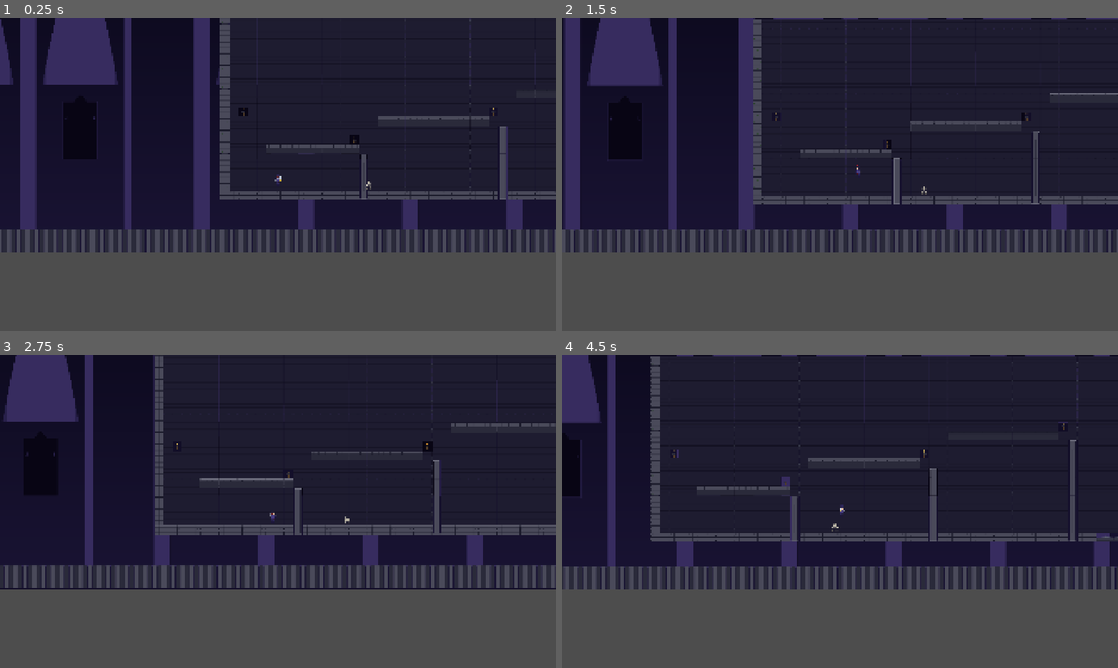
Above: before the commit, frames 1-4 (two rows, left to right).
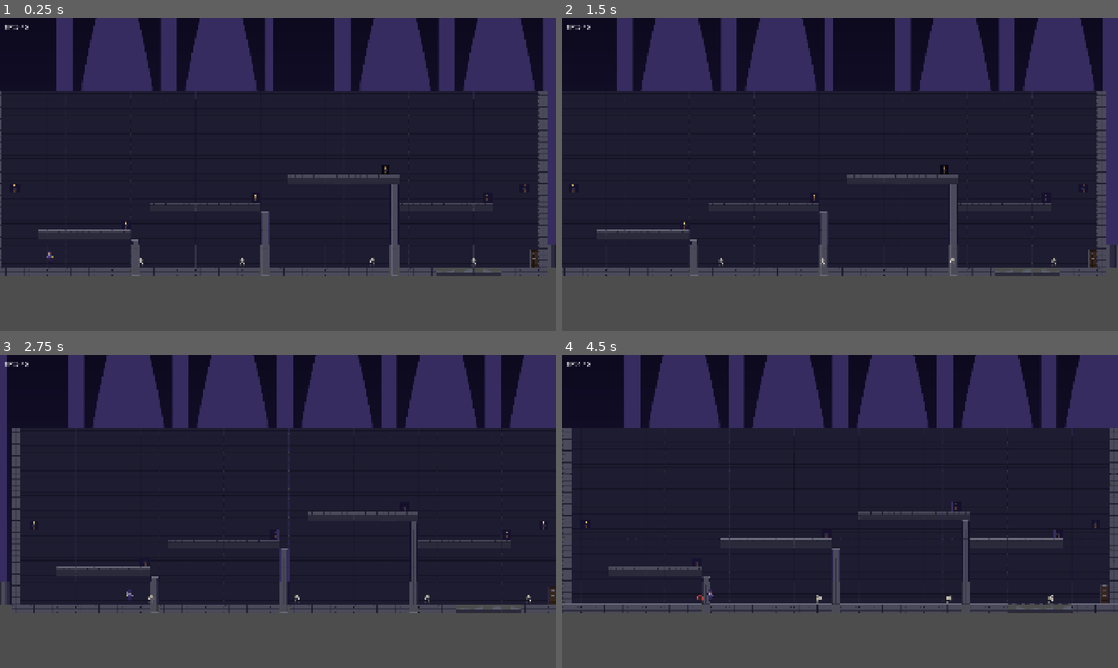
Above: after the commit, the same moments.

Repository: shikyo13/CrimsonVesper
Game: Godot game, scene res://scenes/rooms/test_room.tscn
Two runs of this game, one before a commit and one after it. Both use one fixed random seed, a clock stepped at 60 frames per second and the inputs below.
Inputs:
- Up to frame 1 (0.25 s): no input
- Up to frame 2 (1.5 s): hold Z (attack) 0.53-1.28 s; hold D (move_right) from 0.53 s (still down); tap Space (jump) at 0.77, 1.07 s; tap X (dash) at 0.8, 1.35 s
- Up to frame 3 (2.75 s): tap Space (jump) at 1.52, 1.55, 1.82 s; release D (move_right) at 2.03 s; hold A (move_left) from 2.03 s (still down); hold Space (jump) from 2.03 s (still down); tap Z (attack) at 2.3 s
- Up to frame 4 (4.5 s): release A (move_left) at 2.78 s; release Space (jump) at 2.78 s; hold D (move_right) 2.78-4.28 s; tap Z (attack) at 2.85, 4.35 s; tap Space (jump) at 3.02, 3.32, 3.77, 3.8, 4.07 s; tap X (dash) at 3.05 s; hold X (dash) 3.53-4.28 s; hold A (move_left) from 4.28 s (still down)

The runs differ from the first frame. In frame 1, 31% of the frame differs, in the area x 0-100%, y 0-83%; in frame 2, 32%; in frame 3, 34%; in frame 4, 33%.

Commit message:
feat: implement full combat system, fix platforms, add HP/HUD
Platform layout:
- Moved P1 down to row 15 (128px above floor — reachable with max jump ~138px)
- Moved P2 to row 12 (96px above P1), P3 to row 9 (96px above P2)
- Added P4 descent platform at row 12, cols 44-53
- Updated StaticBody2D positions and tilemap script to match
- Adjusted pillar/torch positions to match new layout
- 4 total skeletons placed at floor level across the room

Player combat:
- Added max_hp=5 / current_hp with hp_changed signal
- AttackHitbox Area2D on Player, positioned per facing_dir, polled in update()
- Attack cooldown (0.45s), prevents spam
- Hitstop via Engine.time_scale=0.1 for 50ms real time
- Screen shake via Camera2D offset tween on hit
- Camera lookahead: offset.x lerps toward facing_dir * 40px
- Iframes: 1s after taking damage with sprite flash (12Hz)
- Dash now grants iframes for its full duration
- Player respawns on death (HP, pos, time_scale all reset)

Enemy combat (skeleton):
- State machine: PATROL → ALERT → ATTACK → HURT → DEAD
- 3 HP, chases player within 220px, attacks at 55px range
- Attack windup timer (0.12s) before hitbox activates
- Knockback on taking damage, red flash (_flash_hurt coroutine)
- Death animation plays then queue_free()
- Renamed enum to EnemyState (avoids conflict with class_name State)

HUD:
- CanvasLayer + Label in test_room, connected to player.hp_changed signal
- Displays "HP: X / 5" updated in real time

Diff:
--- a/godot/scenes/enemies/skeleton.tscn
+++ b/godot/scenes/enemies/skeleton.tscn
@@ -114,6 +114,9 @@
 radius = 10.0
 height = 28.0
 
+[sub_resource type="RectangleShape2D" id="RS_skel_atk"]
+size = Vector2(28, 24)
+
 [node name="Skeleton" type="CharacterBody2D"]
 script = ExtResource("1_skel")
 
@@ -124,3 +127,11 @@
 [node name="CollisionShape2D" type="CollisionShape2D" parent="."]
 position = Vector2(0, 0)
 shape = SubResource("CS_skel")
+
+[node name="AttackHitbox" type="Area2D" parent="."]
+position = Vector2(20, 0)
+monitoring = false
+monitorable = false
+
+[node name="CollisionShape2D" type="CollisionShape2D" parent="AttackHitbox"]
+shape = SubResource("RS_skel_atk")
--- a/godot/scenes/player/player.tscn
+++ b/godot/scenes/player/player.tscn
@@ -188,6 +188,9 @@
 radius = 16.0
 height = 48.0
 
+[sub_resource type="RectangleShape2D" id="RS_attack_hitbox"]
+size = Vector2(32, 28)
+
 [node name="Player" type="CharacterBody2D"]
 script = ExtResource("1")
 
@@ -221,3 +224,11 @@
 
 [node name="HurtState" type="Node" parent="StateMachine"]
 script = ExtResource("9")
+
+[node name="AttackHitbox" type="Area2D" parent="."]
+position = Vector2(28, -4)
+monitoring = false
+monitorable = false
+
+[node name="CollisionShape2D" type="CollisionShape2D" parent="AttackHitbox"]
+shape = SubResource("RS_attack_hitbox")
--- a/godot/scenes/rooms/test_room.tscn
+++ b/godot/scenes/rooms/test_room.tscn
@@ -12,7 +12,10 @@
 size = Vector2(1920, 32)
 
 [sub_resource type="RectangleShape2D" id="RectangleShape2D_platform"]
-size = Vector2(300, 32)
+size = Vector2(320, 32)
+
+[sub_resource type="RectangleShape2D" id="RectangleShape2D_platform4"]
+size = Vector2(320, 32)
 
 [node name="TestRoom" type="Node2D"]
 script = ExtResource("1_room")
@@ -56,25 +59,40 @@
 shape = SubResource("RectangleShape2D_floor")
 
 [node name="Platform1" type="StaticBody2D" parent="."]
-position = Vector2(320, 460)
+position = Vector2(320, 496)
 
 [node name="CollisionShape2D" type="CollisionShape2D" parent="Platform1"]
 shape = SubResource("RectangleShape2D_platform")
 
 [node name="Platform2" type="StaticBody2D" parent="."]
-position = Vector2(720, 360)
+position = Vector2(736, 400)
 
 [node name="CollisionShape2D" type="CollisionShape2D" parent="Platform2"]
 shape = SubResource("RectangleShape2D_platform")
 
 [node name="Platform3" type="StaticBody2D" parent="."]
-position = Vector2(1200, 260)
+position = Vector2(1216, 304)
 
 [node name="CollisionShape2D" type="CollisionShape2D" parent="Platform3"]
 shape = SubResource("RectangleShape2D_platform")
 
+[node name="Platform4" type="StaticBody2D" parent="."]
+position = Vector2(1568, 400)
+
+[node name="CollisionShape2D" type="CollisionShape2D" parent="Platform4"]
+shape = SubResource("RectangleShape2D_platform4")
+
 [node name="Skeleton" parent="." instance=ExtResource("3_skel")]
 position = Vector2(500, 580)
+
+[node name="Skeleton2" parent="." instance=ExtResource("3_skel")]
+position = Vector2(850, 580)
+
+[node name="Skeleton3" parent="." instance=ExtResource("3_skel")]
+position = Vector2(1300, 580)
+
+[node name="Skeleton4" parent="." instance=ExtResource("3_skel")]
+position = Vector2(1650, 580)
 
 [node name="Player" parent="." instance=ExtResource("2_player")]
 position = Vector2(200, 540)
@@ -82,3 +100,15 @@
 [node name="Camera2D" type="Camera2D" parent="Player"]
 position_smoothing_enabled = true
 position_smoothing_speed = 5.0
+limit_left = 0
+limit_right = 1920
+limit_top = -64
+limit_bottom = 640
+
+[node name="HUD" type="CanvasLayer" parent="."]
+
+[node name="HPLabel" type="Label" parent="HUD"]
+offset_left = 16.0
+offset_top = 16.0
+text = "HP: 5 / 5"
+theme_override_font_sizes/font_size = 20
--- a/godot/scripts/enemies/skeleton.gd
+++ b/godot/scripts/enemies/skeleton.gd
@@ -1,29 +1,162 @@
 extends CharacterBody2D
+## Skeleton enemy: patrols, alerts when player is nearby, swings a melee attack,
+## takes 3 hits to kill, plays death animation, then frees itself.
 
-@export var patrol_distance: float = 200.0
-@export var move_speed: float = 60.0
+# --- Config ---
+@export var patrol_distance: float = 150.0
+@export var move_speed:      float = 60.0
+@export var max_hp:          int   = 3
+@export var attack_damage:   int   = 1
+@export var attack_range:    float = 55.0
+@export var alert_range:     float = 220.0
 
-const GRAVITY: float = 980.0
+const GRAVITY:         float = 980.0
+const ATTACK_COOLDOWN: float = 1.2
+const HURT_DURATION:   float = 0.30
+const KNOCKBACK_X:     float = 180.0
 
+# Renamed from State to avoid conflict with player/state.gd class_name State
+enum EnemyState { PATROL, ALERT, ATTACK, HURT, DEAD }
+
+var state: EnemyState = EnemyState.PATROL
+var hp: int
 var start_x: float
-var direction: float = 1.0
+var direction: float          = 1.0
+var attack_timer: float       = 0.0
+var hurt_timer: float         = 0.0
+var attack_windup_timer: float = 0.0
+var player_ref: Node2D        = null
 
-@onready var sprite: AnimatedSprite2D = $AnimatedSprite2D
+@onready var sprite:        AnimatedSprite2D = $AnimatedSprite2D
+@onready var attack_hitbox: Area2D           = $AttackHitbox
 
 
 func _ready() -> void:
+	add_to_group("enemy")
+	hp = max_hp
 	start_x = global_position.x
 	sprite.play("walk")
+	attack_hitbox.monitoring = false
+	call_deferred("_find_player")
+
+
+func _find_player() -> void:
+	var players := get_tree().get_nodes_in_group("player")
+	if players.size() > 0:
+		player_ref = players[0]
 
 
 func _physics_process(delta: float) -> void:
-	velocity.x = direction * move_speed
+	if state == EnemyState.DEAD:
+		return
+
 	velocity.y += GRAVITY * delta
+
+	match state:
+		EnemyState.PATROL: _do_patrol(delta)
+		EnemyState.ALERT:  _do_alert(delta)
+		EnemyState.ATTACK: _do_attack(delta)
+		EnemyState.HURT:   _do_hurt(delta)
+
 	move_and_slide()
 
-	var dist: float = global_position.x - start_x
+	if state != EnemyState.HURT and state != EnemyState.ATTACK:
+		sprite.flip_h = velocity.x < 0.0
+
+
+func _do_patrol(delta: float) -> void:
+	velocity.x = direction * move_speed
+	var dist := global_position.x - start_x
 	if dist > patrol_distance:
 		direction = -1.0
 	elif dist < -patrol_distance:
 		direction = 1.0
-	sprite.flip_h = direction < 0
+	if sprite.animation != "walk":
+		sprite.play("walk")
+	if player_ref and global_position.distance_to(player_ref.global_position) < alert_range:
+		state = EnemyState.ALERT
+
+
+func _do_alert(delta: float) -> void:
+	attack_timer = max(0.0, attack_timer - delta)
+	if not player_ref:
+		state = EnemyState.PATROL
+		return
+	var dist := global_position.distance_to(player_ref.global_position)
+	if dist > alert_range * 1.5:
+		state = EnemyState.PATROL
+		return
+	# Chase player
+	direction = sign(player_ref.global_position.x - global_position.x)
+	velocity.x = direction * move_speed * 1.5
+	if sprite.animation != "walk":
+		sprite.play("walk")
+	if dist <= attack_range and attack_timer <= 0.0:
+		_start_attack()
+
+
+func _do_attack(delta: float) -> void:
+	velocity.x = move_toward(velocity.x, 0.0, move_speed * delta * 8.0)
+	# Windup before hitbox activates
+	if attack_windup_timer > 0.0:
+		attack_windup_timer -= delta
+		if attack_windup_timer <= 0.0:
+			attack_hitbox.monitoring = true
+	# Poll for player during active hitbox
+	if attack_hitbox.monitoring:
+		for body: Node2D in attack_hitbox.get_overlapping_bodies():
+			if body.is_in_group("player"):
+				attack_hitbox.monitoring = false
+				body.take_damage(attack_damage, global_position.x)
+				break
+	# End attack when animation finishes
+	if not sprite.is_playing() and sprite.animation == "attack":
+		attack_hitbox.monitoring = false
+		attack_timer = ATTACK_COOLDOWN
+		state = EnemyState.ALERT
+
+
+func _do_hurt(delta: float) -> void:
+	hurt_timer -= delta
+	velocity.x = move_toward(velocity.x, 0.0, KNOCKBACK_X * delta * 4.0)
+	if hurt_timer <= 0.0:
+		state = EnemyState.ALERT
+
+
+func _start_attack() -> void:
+	state = EnemyState.ATTACK
+	sprite.play("attack")
+	sprite.flip_h = direction < 0.0
+	attack_windup_timer = 0.12
+	attack_hitbox.monitoring = false
+	attack_hitbox.position.x = direction * 24.0
+
+
+func take_damage(amount: int, source_x: float) -> void:
+	if state == EnemyState.DEAD:
+		return
+	hp -= amount
+	attack_hitbox.monitoring = false
+	# Knockback away from hit source
+	var kdir := 1.0 if global_position.x >= source_x else -1.0
+	velocity = Vector2(kdir * KNOCKBACK_X, -80.0)
+	_flash_hurt()
+	if hp <= 0:
+		state = EnemyState.DEAD
+		sprite.play("death")
+		set_physics_process(false)
+		sprite.animation_finished.connect(_on_death_anim_done, CONNECT_ONE_SHOT)
+	else:
+		state = EnemyState.HURT
+		hurt_timer = HURT_DURATION
+
+
+func _flash_hurt() -> void:
+	sprite.modulate = Color(1.5, 0.5, 0.5)
+	await get_tree().create_timer(0.1).timeout
+	if is_instance_valid(self) and state != EnemyState.DEAD:
+		sprite.modulate = Color.WHITE
+
+
+func _on_death_anim_done() -> void:
+	queue_free()
--- a/godot/scripts/player/player.gd
+++ b/godot/scripts/player/player.gd
@@ -3,53 +3,138 @@
 ## Root player node. Owns movement constants and shared physics helpers.
 ## All per-state logic lives in scripts/player/states/.
 
-# --- Tuning (adjust in Inspector) ---
-@export var speed: float         = 200.0  ## Horizontal run speed (px/s)
-@export var jump_force: float    = 520.0  ## Initial upward velocity on jump
-@export var dash_speed: float    = 480.0  ## Horizontal speed during dash
-@export var dash_duration: float = 0.18  ## Seconds the dash lasts
+# --- Tuning ---
+@export var speed: float         = 200.0   ## Horizontal run speed (px/s)
+@export var jump_force: float    = 520.0   ## Initial upward velocity on jump
+@export var dash_speed: float    = 480.0   ## Horizontal speed during dash
+@export var dash_duration: float = 0.18    ## Seconds the dash lasts
+@export var max_hp: int          = 5       ## Maximum hit points
+@export var attack_damage: int   = 2       ## Damage dealt per hit
+
+# --- Signals ---
+signal hp_changed(current_hp: int, max_hp: int)
 
 # --- Jump feel constants ---
-const JUMP_CUT_MULTIPLIER: float = 0.45  ## Multiplier applied to upward vel on early release
-const COYOTE_FRAMES: int         = 6     ## Physics frames of grace after walking off an edge
+const JUMP_CUT_MULTIPLIER: float = 0.45
+const COYOTE_FRAMES: int         = 6
 
 # --- Runtime state shared with states ---
-var coyote_timer: int      = 0
-var jump_released_early: bool = false
+var coyote_timer: int            = 0
+var jump_released_early: bool    = false
+var current_hp: int
+var invincible: bool             = false
+var iframes_timer: float         = 0.0
+var attack_cooldown_timer: float = 0.0
+var facing_dir: float            = 1.0
 
 # --- Cached nodes ---
-@onready var state_machine: Node             = $StateMachine  ## Node type for headless compat; cast to StateMachine in editor
+@onready var state_machine: Node              = $StateMachine
 @onready var animated_sprite: AnimatedSprite2D = $AnimatedSprite2D
+@onready var attack_hitbox: Area2D            = $AttackHitbox
+
+var camera: Camera2D  ## Assigned in _ready via get_node_or_null (lives in room scene)
 
 # --- Physics ---
 var _gravity: float = ProjectSettings.get_setting("physics/2d/default_gravity")
 
+
 func _ready() -> void:
+	add_to_group("player")
+	current_hp = max_hp
+	camera = get_node_or_null("Camera2D")
 	state_machine.change_state("idle")
+
+
+func _physics_process(delta: float) -> void:
+	# I-frames countdown with sprite flash
+	if iframes_timer > 0.0:
+		iframes_timer -= delta
+		animated_sprite.visible = fmod(iframes_timer * 12.0, 1.0) > 0.5
+		if iframes_timer <= 0.0:
+			invincible = false
+			animated_sprite.visible = true
+	# Attack cooldown
+	if attack_cooldown_timer > 0.0:
+		attack_cooldown_timer -= delta
+	# Camera lookahead
+	if camera:
+		var target_x := facing_dir * 40.0
+		camera.offset.x = lerp(camera.offset.x, target_x, 0.08)
+
 
 # --- Helpers called by states ---
 
 func apply_gravity(delta: float) -> void:
-	## Accumulates downward velocity. Call every physics frame in airborne states.
 	if not is_on_floor():
 		velocity.y += _gravity * delta
 
+
 func tick_coyote() -> void:
-	## Call in idle/run states (resets to max) and fall state (counts down).
-	## Never call in jump state — that would allow coyote double-jumps.
 	if is_on_floor():
 		coyote_timer = COYOTE_FRAMES
 	elif coyote_timer > 0:
 		coyote_timer -= 1
 
+
 func is_coyote_active() -> bool:
 	return coyote_timer > 0
 
+
 func play_anim(anim_name: String) -> void:
-	## Safe animation play — no-ops if SpriteFrames not yet assigned or animation missing.
 	if animated_sprite.sprite_frames == null:
 		return
 	if not animated_sprite.sprite_frames.has_animation(anim_name):
 		return
 	if animated_sprite.animation != anim_name:
 		animated_sprite.play(anim_name)
+
+
+# --- Combat ---
+
+func take_damage(amount: int, source_x: float) -> void:
+	if invincible or current_hp <= 0:
+		return
+	current_hp = max(0, current_hp - amount)
+	hp_changed.emit(current_hp, max_hp)
+	if current_hp <= 0:
+		_die()
+		return
+	state_machine.change_state("hurt")
+	var hurt_state = state_machine.states.get("hurt")
+	if hurt_state:
+		hurt_state.set_knockback(source_x)
+
+
+func start_iframes(duration: float) -> void:
+	invincible = true
+	iframes_timer = duration
+
+
+func trigger_hitstop(duration: float = 0.05) -> void:
+	Engine.time_scale = 0.1
+	get_tree().create_timer(duration, true, false, true).timeout.connect(
+		func(): Engine.time_scale = 1.0
+	)
+
+
+func screen_shake(strength: float = 3.0, duration: float = 0.1) -> void:
+	if camera == null:
+		return
+	var tween := create_tween()
+	var step := duration / 6.0
+	for i in 6:
+		tween.tween_property(camera, "offset",
+			Vector2(randf_range(-strength, strength), randf_range(-strength, strength)), step)
+	tween.tween_property(camera, "offset", Vector2.ZERO, step)
+
+
+func _die() -> void:
+	## Simple respawn — replace with death screen in a later pass.
+	global_position = Vector2(200, 540)
+	current_hp = max_hp
+	hp_changed.emit(current_hp, max_hp)
+	invincible = false
+	iframes_timer = 0.0
+	velocity = Vector2.ZERO
+	Engine.time_scale = 1.0
+	state_machine.change_state("idle")
--- a/godot/scripts/player/states/attack_state.gd
+++ b/godot/scripts/player/states/attack_state.gd
@@ -1,24 +1,49 @@
 class_name AttackState
 extends "res://scripts/player/state.gd"
-## Fixed-duration attack placeholder.
-## Wire up a hitbox Area2D and proper animation in the next pass.
-## Duration is intentionally short — tune it to feel snappy in testing.
+## Melee attack: enables hitbox for the swing window, polls overlaps each frame,
+## applies damage with hitstop and screen shake on the first hit per swing.
 
 const DURATION: float = 0.30
+const COOLDOWN: float = 0.45
 
 var _timer: float = 0.0
+var _hit_targets: Array = []
+
 
 func enter() -> void:
 	_timer = DURATION
+	_hit_targets.clear()
 	player.velocity.x = 0.0
 	player.play_anim("attack")
+	# Position hitbox in front of player based on current facing
+	var dir := -1.0 if player.animated_sprite.flip_h else 1.0
+	player.facing_dir = dir
+	player.attack_hitbox.position.x = dir * 28.0
+	player.attack_hitbox.scale.x = dir
+	player.attack_hitbox.monitoring = true
+
+
+func exit() -> void:
+	player.attack_hitbox.monitoring = false
+	player.attack_cooldown_timer = COOLDOWN
+
 
 func update(delta: float) -> void:
 	_timer -= delta
 	player.apply_gravity(delta)
-	# Bleed off horizontal momentum so the attack doesn't slide.
 	player.velocity.x = move_toward(player.velocity.x, 0.0, player.speed * delta * 8.0)
 	player.move_and_slide()
+
+	# Poll overlapping bodies — avoids false-positive from body_entered on monitoring-enable
+	for body: Node2D in player.attack_hitbox.get_overlapping_bodies():
+		if body == player or body in _hit_targets:
+			continue
+		if not body.has_method("take_damage"):
+			continue
+		_hit_targets.append(body)
+		body.take_damage(player.attack_damage, player.global_position.x)
+		player.trigger_hitstop()
+		player.screen_shake()
 
 	if _timer <= 0.0:
 		if player.is_on_floor():
--- a/godot/scripts/player/states/dash_state.gd
+++ b/godot/scripts/player/states/dash_state.gd
@@ -1,19 +1,19 @@
 class_name DashState
 extends "res://scripts/player/state.gd"
-## Fixed-duration horizontal burst, gravity suspended.
-## Replace with a proper dodge-roll animation once art is ready.
-## To gate on ability unlock: guard in handle_input callers with
-##   if AbilityManager.has_ability("dash"): state_machine.change_state("dash")
+## Fixed-duration horizontal burst, gravity suspended, with i-frames for the full dash.
 
 var _timer: float = 0.0
 var _dir: float   = 1.0
 
+
 func enter() -> void:
 	_timer = player.dash_duration
-	# Dash in the direction the player is currently facing.
 	_dir = -1.0 if player.animated_sprite.flip_h else 1.0
 	player.velocity = Vector2(_dir * player.dash_speed, 0.0)
+	player.facing_dir = _dir
 	player.play_anim("dash")
+	player.start_iframes(player.dash_duration + 0.05)
+
 
 func update(delta: float) -> void:
 	_timer -= delta
--- a/godot/scripts/player/states/fall_state.gd
+++ b/godot/scripts/player/states/fall_state.gd
@@ -3,8 +3,10 @@
 ## Player is descending (walked off edge or reached jump apex).
 ## Coyote jump available for COYOTE_FRAMES after leaving the ground.
 
+
 func enter() -> void:
 	player.play_anim("fall")
+
 
 func update(delta: float) -> void:
 	player.tick_coyote()
@@ -14,6 +16,7 @@
 	player.velocity.x = dir * player.speed
 	if dir != 0.0:
 		player.animated_sprite.flip_h = dir < 0.0
+		player.facing_dir = sign(dir)
 
 	player.move_and_slide()
 
@@ -23,11 +26,12 @@
 		else:
 			player.state_machine.change_state("idle")
 
+
 func handle_input(event: InputEvent) -> void:
 	if event.is_action_pressed("jump") and player.is_coyote_active():
 		player.coyote_timer = 0  # Consume coyote — prevents double coyote.
 		player.state_machine.change_state("jump")
 	elif event.is_action_pressed("dash"):
 		player.state_machine.change_state("dash")
-	elif event.is_action_pressed("attack"):
+	elif event.is_action_pressed("attack") and player.attack_cooldown_timer <= 0.0:
 		player.state_machine.change_state("attack")
--- a/godot/scripts/player/states/hurt_state.gd
+++ b/godot/scripts/player/states/hurt_state.gd
@@ -1,27 +1,31 @@
 class_name HurtState
 extends "res://scripts/player/state.gd"
-## Knockback + brief stagger window.
+## Knockback + brief stagger window + 1-second invincibility frames.
 ##
 ## Usage from a hit-detection callback:
 ##   player.state_machine.change_state("hurt")
 ##   (player.state_machine.current_state as HurtState).set_knockback(attacker.global_position.x)
 
-const DURATION:     float = 0.40
-const KNOCKBACK_X:  float = 220.0
-const KNOCKBACK_Y:  float = -180.0
+const DURATION:    float = 0.40
+const KNOCKBACK_X: float = 220.0
+const KNOCKBACK_Y: float = -180.0
+const IFRAMES:     float = 1.0
 
 var _timer: float        = 0.0
 var _knockback_dir: float = 1.0
 
+
 func enter() -> void:
 	_timer = DURATION
 	player.play_anim("hurt")
+	player.start_iframes(IFRAMES)
+
 
 func set_knockback(source_x: float) -> void:
-	## source_x: world-space X of the hit source.
-	## Player is knocked away from the source.
+	## source_x: world-space X of the hit source. Player is knocked away from it.
 	_knockback_dir = 1.0 if player.global_position.x >= source_x else -1.0
 	player.velocity = Vector2(_knockback_dir * KNOCKBACK_X, KNOCKBACK_Y)
+
 
 func update(delta: float) -> void:
 	_timer -= delta
--- a/godot/scripts/player/states/idle_state.gd
+++ b/godot/scripts/player/states/idle_state.gd
@@ -2,9 +2,11 @@
 extends "res://scripts/player/state.gd"
 ## Player is standing still on the ground.
 
+
 func enter() -> void:
 	player.velocity.x = 0.0
 	player.play_anim("idle")
+
 
 func update(delta: float) -> void:
 	player.tick_coyote()
@@ -16,10 +18,11 @@
 	elif Input.get_axis("move_left", "move_right") != 0.0:
 		player.state_machine.change_state("run")
 
+
 func handle_input(event: InputEvent) -> void:
 	if event.is_action_pressed("jump"):
 		player.state_machine.change_state("jump")
 	elif event.is_action_pressed("dash"):
 		player.state_machine.change_state("dash")
-	elif event.is_action_pressed("attack"):
+	elif event.is_action_pressed("attack") and player.attack_cooldown_timer <= 0.0:
 		player.state_machine.change_state("attack")
--- a/godot/scripts/player/states/jump_state.gd
+++ b/godot/scripts/player/states/jump_state.gd
@@ -2,12 +2,14 @@
 extends "res://scripts/player/state.gd"
 ## Player is ascending after a jump.
 ## Supports variable jump height: release jump early → lower apex.
+
 
 func enter() -> void:
 	player.velocity.y = -player.jump_force
 	player.jump_released_early = false
 	player.coyote_timer = 0  # Consume coyote so it can't fire again mid-air.
 	player.play_anim("jump")
+
 
 func update(delta: float) -> void:
 	# Variable jump height: cut upward velocity once on early release.
@@ -22,6 +24,7 @@
 	player.velocity.x = dir * player.speed
 	if dir != 0.0:
 		player.animated_sprite.flip_h = dir < 0.0
+		player.facing_dir = sign(dir)
 
 	player.move_and_slide()
 
@@ -29,10 +32,11 @@
 	if player.velocity.y >= 0.0:
 		player.state_machine.change_state("fall")
 
+
 func handle_input(event: InputEvent) -> void:
 	if event.is_action_released("jump"):
 		player.jump_released_early = true
 	elif event.is_action_pressed("dash"):
 		player.state_machine.change_state("dash")
-	elif event.is_action_pressed("attack"):
+	elif event.is_action_pressed("attack") and player.attack_cooldown_timer <= 0.0:
 		player.state_machine.change_state("attack")
--- a/godot/scripts/player/states/run_state.gd
+++ b/godot/scripts/player/states/run_state.gd
@@ -2,8 +2,10 @@
 extends "res://scripts/player/state.gd"
 ## Player is running horizontally on the ground.
 
+
 func enter() -> void:
 	player.play_anim("run")
+
 
 func update(delta: float) -> void:
 	player.tick_coyote()
@@ -13,6 +15,7 @@
 	player.velocity.x = dir * player.speed
 	if dir != 0.0:
 		player.animated_sprite.flip_h = dir < 0.0
+		player.facing_dir = sign(dir)
 
 	player.move_and_slide()
 
@@ -21,10 +24,11 @@
 	elif dir == 0.0:
 		player.state_machine.change_state("idle")
 
+
 func handle_input(event: InputEvent) -> void:
 	if event.is_action_pressed("jump"):
 		player.state_machine.change_state("jump")
 	elif event.is_action_pressed("dash"):
 		player.state_machine.change_state("dash")
-	elif event.is_action_pressed("attack"):
+	elif event.is_action_pressed("attack") and player.attack_cooldown_timer <= 0.0:
 		player.state_machine.change_state("attack")
--- a/godot/scripts/rooms/test_room.gd
+++ b/godot/scripts/rooms/test_room.gd
@@ -17,14 +17,23 @@
 const TORCH_FRAMES := [Vector2i(2, 1), Vector2i(3, 1), Vector2i(0, 2)]
 
 @onready var tile_map: TileMapLayer = $TileMapLayer
+@onready var hp_label: Label        = $HUD/HPLabel
 
 var torch_timer: float = 0.0
-var torch_frame: int = 0
+var torch_frame: int   = 0
 var torch_positions: Array[Vector2i] = []
 
 
 func _ready() -> void:
 	_build_room()
+	# Connect player HP signal
+	var player := $Player
+	player.hp_changed.connect(_on_player_hp_changed)
+	hp_label.text = "HP: %d / %d" % [player.current_hp, player.max_hp]
+
+
+func _on_player_hp_changed(current: int, max_val: int) -> void:
+	hp_label.text = "HP: %d / %d" % [current, max_val]
 
 
 func _build_room() -> void:
@@ -45,29 +54,34 @@
 	for c in range(0, 60):
 		tile_map.set_cell(Vector2i(c, 19), 0, T_FLOOR)
 
-	# Platform 1 (~x 160–448 px → cols 5–14)
+	# Platform 1 (row 15, cols 5–14) — 128px above floor, just reachable with max jump
 	for c in range(5, 15):
-		tile_map.set_cell(Vector2i(c, 14), 0, T_PLATFORM)
+		tile_map.set_cell(Vector2i(c, 15), 0, T_PLATFORM)
 
-	# Platform 2 (~x 544–896 px → cols 17–28)
+	# Platform 2 (row 12, cols 17–28) — 96px above P1
 	for c in range(17, 29):
-		tile_map.set_cell(Vector2i(c, 11), 0, T_PLATFORM)
+		tile_map.set_cell(Vector2i(c, 12), 0, T_PLATFORM)
 
-	# Platform 3 (~x 1024–1376 px → cols 32–43)
+	# Platform 3 (row 9, cols 32–43) — 96px above P2
 	for c in range(32, 44):
-		tile_map.set_cell(Vector2i(c, 8), 0, T_PLATFORM)
+		tile_map.set_cell(Vector2i(c, 9), 0, T_PLATFORM)
 
-	# Pillars (top, mid×n, base)
-	_place_pillar(15, 15, 19)
-	_place_pillar(30, 12, 19)
-	_place_pillar(45, 9, 19)
+	# Platform 4 (row 12, cols 44–53) — descent path back down from P3
+	for c in range(44, 54):
+		tile_map.set_cell(Vector2i(c, 12), 0, T_PLATFORM)
+
+	# Pillars
+	_place_pillar(15, 16, 19)   # Right of P1
+	_place_pillar(29, 13, 19)   # Right of P2
+	_place_pillar(43, 10, 19)   # Right of P3
 
 	# Torches
-	_place_torch(14, 13)
-	_place_torch(29, 10)
-	_place_torch(44, 7)
-	_place_torch(2, 10)
-	_place_torch(57, 10)
+	_place_torch(14, 14)    # Left edge of P1
+	_place_torch(28, 11)    # Left edge of P2
+	_place_torch(42, 8)     # Left edge of P3
+	_place_torch(53, 11)    # Right edge of P4
+	_place_torch(2, 10)     # Left wall
+	_place_torch(57, 10)    # Right wall
 
 	# Spikes on a dangerous stretch of floor
 	for c in range(48, 55):
Not shown, added: godot/assets/backgrounds/castle_bg_far.png.import
Not shown, added: godot/assets/backgrounds/castle_bg_mid.png.import
Not shown, added: godot/assets/backgrounds/castle_bg_near.png.import
Not shown, added: godot/assets/sprites/enemies/bat_spritesheet.png.import
Not shown, added: godot/assets/sprites/enemies/skeleton_spritesheet.png.import
Not shown, added: godot/assets/sprites/player/player_spritesheet.png.import
Not shown, added: godot/assets/tilesets/castle_tileset.png.import
Not shown: 1 places in godot/scenes/enemies/skeleton.tscn that only renumber resources
Not shown: 1 places in godot/scenes/player/player.tscn that only renumber resources
Not shown: 1 places in godot/scenes/rooms/test_room.tscn that only renumber resources
